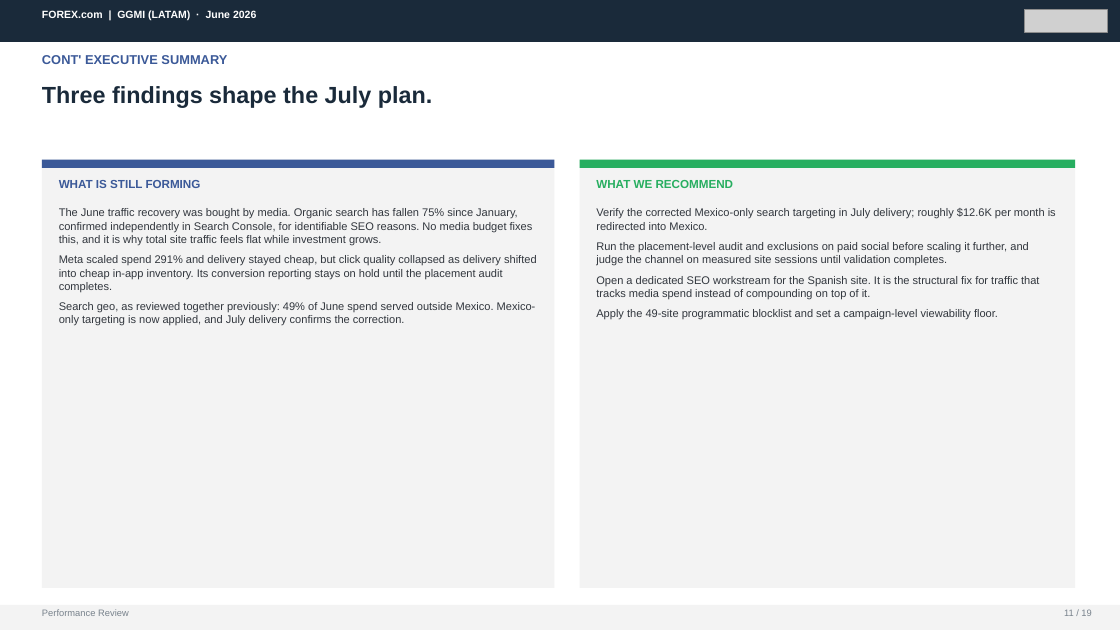
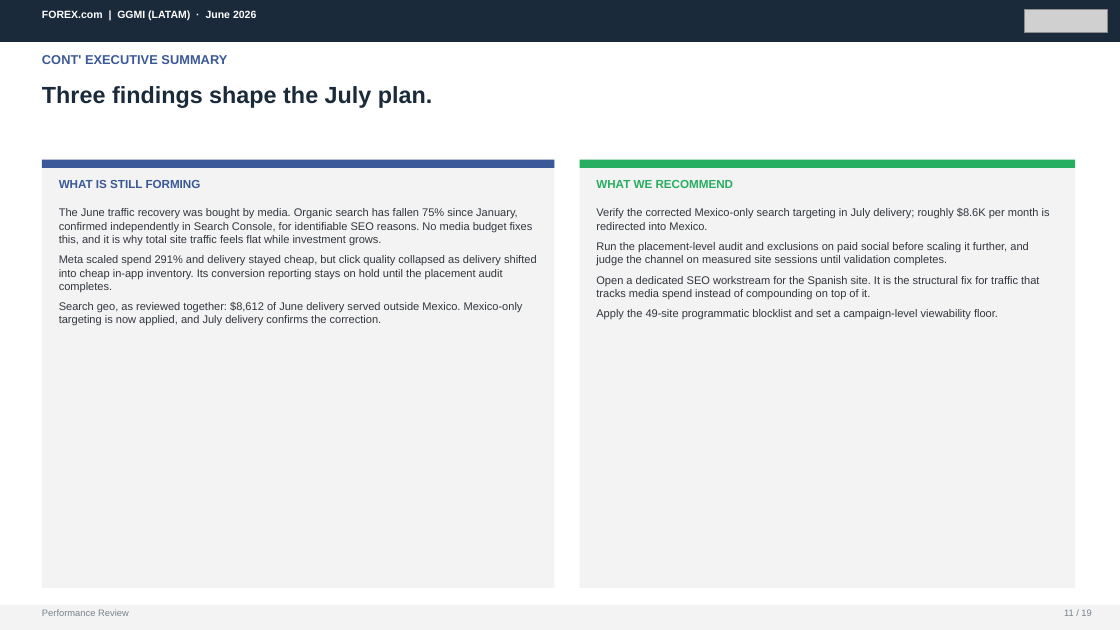
Before and after one commit to hablapro/brlvnt-reporting-hub, a slide deck: slide 11 of report-client-decks/06. GGMI_LATAM_June_2026_Performance_Review.pptx. Drawn at 1120x630 pixels with LibreOffice and Linux fonts; fonts in the diff are those of the drawing; grey boxes stand for pictures. Boxes give left, top, right and bottom in pixels: in the first picture for what was removed or moved away, otherwise in the second. Text is boxed around its words. In the diff, an @@ line names an element or a change of style, - is before the commit and + after.

```diff
--- a/report-client-decks/06. GGMI_LATAM_June_2026_Performance_Review.pptx
+++ b/report-client-decks/06. GGMI_LATAM_June_2026_Performance_Review.pptx
@@ text at (596,208,1050,230): text changed @@
-Verify the corrected Mexico-only search targeting in July delivery; roughly $12.6K per month is redirected into Mexico.
+Verify the corrected Mexico-only search targeting in July delivery; roughly $8.6K per month is redirected into Mexico.
@@ text at (59,302,523,326): text changed @@
-Search geo, as reviewed together previously: 49% of June spend served outside Mexico. Mexico-only targeting is now applied, and July delivery confirms the correction.
+Search geo, as reviewed together: $8,612 of June delivery served outside Mexico. Mexico-only targeting is now applied, and July delivery confirms the correction.
```
Also in this commit, not shown: 3 other slides changed, 1 other file.
